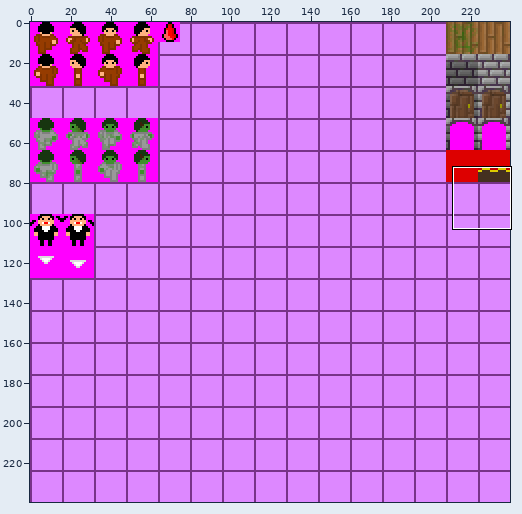
A sprite sheet gets an edit: res/gfx/atlas.png. The picture above shows the old version from afar; the outline marks the close-up.
Close-up. Before:
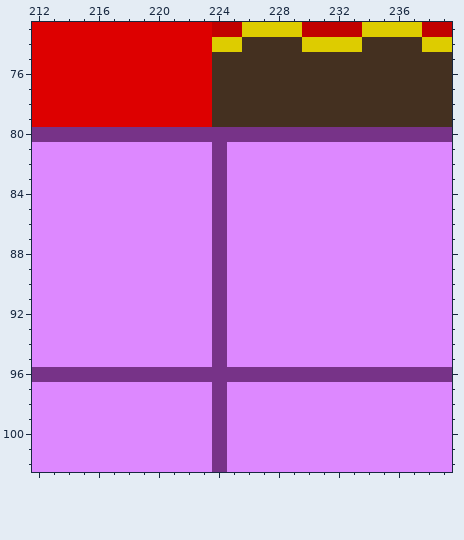
The file is 240x240 pixels. Colours within 5 levels of each other are drawn and written as one. Shown: x 212..239, y 73..102.
The same view after the edit:
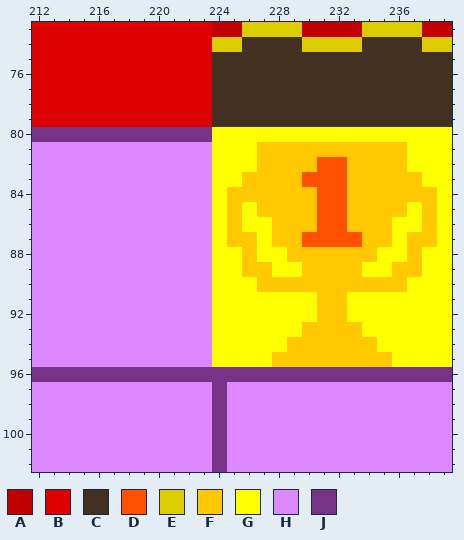
Palette (. is transparent): A #c10000  B #dd0000  C #443020  D #ff5000  E #ddcc00  F #ffc800  G #ffff00  H #dd88ff  J #773388
The edit:
Colour H gives way to colour D in row 82 at x 231 to 232; in row 83 at x 230 to 232; in rows 84 to 86 at x 231 to 232; in row 87 at x 230 to 233.
Colour H gives way to colour F in row 81 at x 227 to 236; in row 82 at x 227 to 230 and 233 to 236; in row 83 at x 226 to 229 and 233 to 237; in row 84 at x 225 to 230 and 233 to 238; in row 85 at x 225, 227 to 230, 233 to 236 and 238; in row 86 at x 225, 228 to 230, 233 to 235 and 238.
Colour H gives way to colour F in row 87 at x 225 to 226, 228 to 229, 234 to 235 and 237 to 238; in row 88 at x 226, 229 to 234 and 237; in row 89 at x 226 to 227, 230 to 233 and 236 to 237; in row 90 at x 227 to 236; in rows 91 to 92 at x 231 to 232; in row 93 at x 230 to 233.
Colour H gives way to colour F in row 94 at x 229 to 234; in row 95 at x 228 to 235.
Colour H gives way to colour G in rows 81 to 82 at x 225 to 226 and 237 to 239; in row 83 at x 225 and 238 to 239; in row 84 at x 239; in row 85 at x 226, 237 and 239; in row 86 at x 226 to 227, 236 to 237 and 239; in row 87 at x 227, 236 and 239.
Colour H gives way to colour G in row 88 at x 225, 227 to 228, 235 to 236 and 238 to 239; in row 89 at x 225, 228 to 229, 234 to 235 and 238 to 239; in row 90 at x 225 to 226 and 237 to 239; in rows 91 to 92 at x 225 to 230 and 233 to 239; in row 93 at x 225 to 229 and 234 to 239; in row 94 at x 225 to 228 and 235 to 239.
Colour H gives way to colour G in row 95 at x 225 to 227 and 236 to 239.
Colour J gives way to colour G in row 80 at x 224 to 239; in rows 81 to 95 at x 224.
